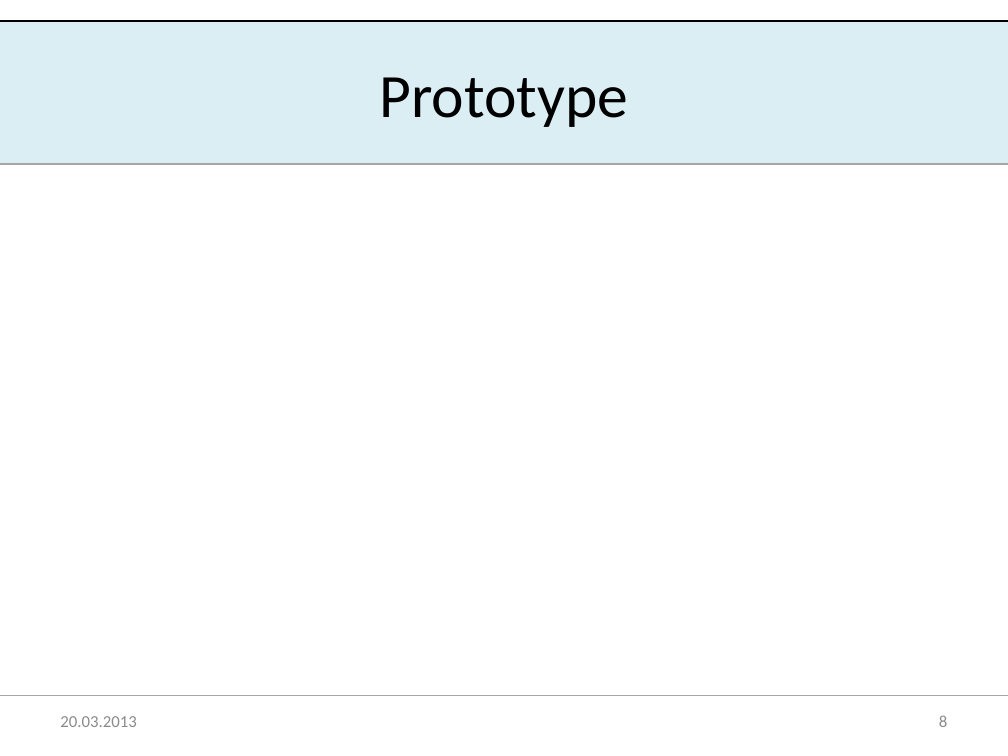
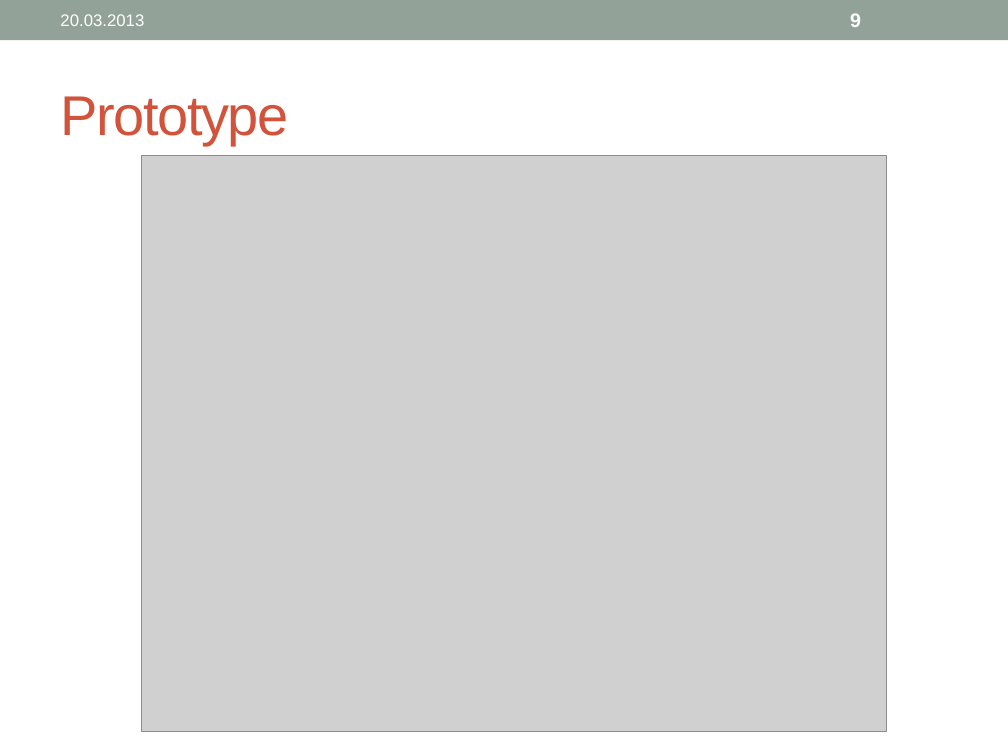
Before and after one commit to boebu/ch.bfh.bti7081.s2013.yellow, a slide deck: slide 9 of ch.bfh.bti7081.s2013.yellow/doc/cs1_task03/task1_3_presentation.pptx (slide 8 before the commit). Drawn at 1008x756 pixels with LibreOffice and Linux fonts; fonts in the diff are those of the drawing; grey boxes stand for pictures. Boxes give left, top, right and bottom in pixels: in the first picture for what was removed or moved away, otherwise in the second. Text is boxed around its words. In the diff, an @@ line names an element or a change of style, - is before the commit and + after.

```diff
--- a/ch.bfh.bti7081.s2013.yellow/doc/cs1_task03/task1_3_presentation.pptx
+++ b/ch.bfh.bti7081.s2013.yellow/doc/cs1_task03/task1_3_presentation.pptx
@@ rectangle: place and size @@
-rectangle at [0,21,1008,164]
+rectangle at [0,0,1008,40]
@@ rectangle at [0,0,1008,40]: fill #DBEEF4 to #93A299 @@
@@ line removed from (0, 21) to (1008, 21) @@
@@ text "20.03.2013": place and size @@
-text "20.03.2013" at [60,716,136,727]
+text "20.03.2013" at [60,14,144,26]
@@ text "20.03.2013" at [60,14,144,26]: font Calibri to Arial, text colour #8C8C8C to #FFFFFF @@
@@ page number added at [850,13,861,27], 14 pt, text #FFFFFF, bold @@
+9
@@ title "Prototype": place and size @@
-title "Prototype" at [379,77,628,127]
+title "Prototype" at [60,96,288,145]
@@ title "Prototype" at [60,96,288,145]: size 44 to 40 pt, font Calibri to Arial, text colour #000000 to #D2533C, letter spacing 0 to -1 pt; alignment centre to left @@
@@ line removed from (0, 163) to (1008, 163) @@
@@ picture added at [141,156,886,732] @@
@@ line removed from (0, 696) to (1008, 696) @@
@@ page number removed at [939,715,947,727] @@
-8
```
Also in this commit, not shown: 6 other slides changed, 6 slides added, 2 slides removed, 1 other file.
